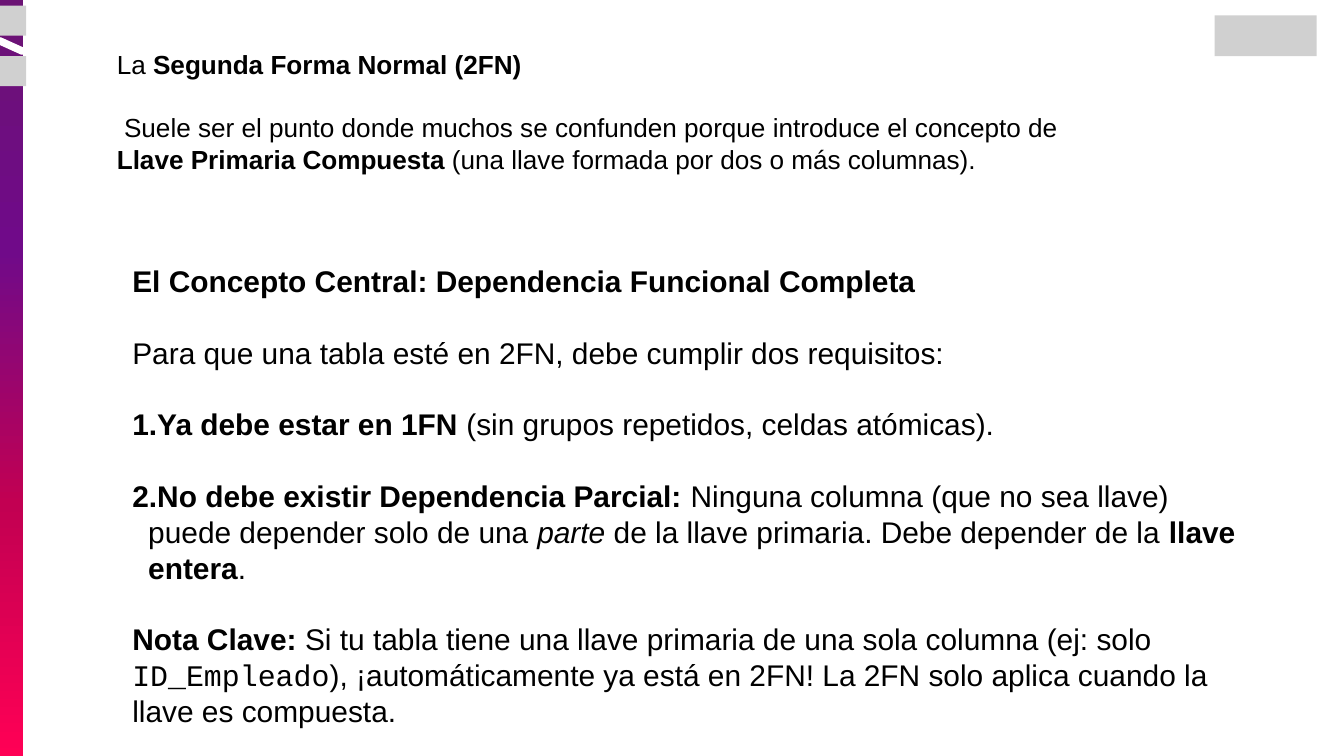
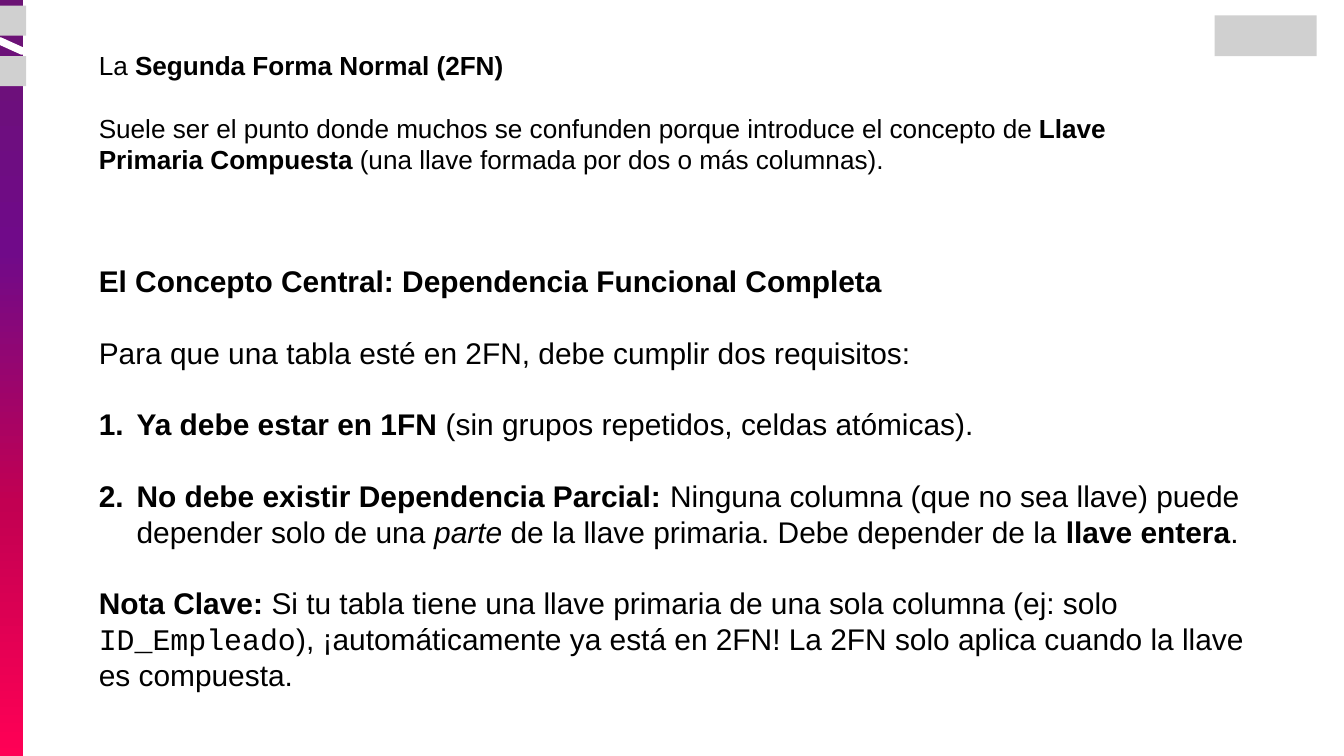
Before and after one commit to Armosque/curso-ingenieria-de-datos, a slide deck: slide 67 of modulo-02_bases_datos/01_BD Relacionales - Postgres/clases/03_Diseño Relacional.pptx (slide 66 before the commit). Drawn at 1344x756 pixels with LibreOffice and Linux fonts; fonts in the diff are those of the drawing; grey boxes stand for pictures. Boxes give left, top, right and bottom in pixels: in the first picture for what was removed or moved away, otherwise in the second. Text is boxed around its words. In the diff, an @@ line names an element or a change of style, - is before the commit and + after.

```diff
--- a/modulo-02_bases_datos/01_BD Relacionales - Postgres/clases/03_Diseño Relacional.pptx
+++ b/modulo-02_bases_datos/01_BD Relacionales - Postgres/clases/03_Diseño Relacional.pptx
@@ text "La Segunda Forma Normal (2FN)" rewrapped from (117, 55, 1057, 174) to (99, 56, 1106, 175) @@
@@ text "El Concepto Central: Dependencia Funcional ...": place and size @@
-text "El Concepto Central: Dependencia Funcional ..." at (132, 270, 1235, 728)
+text "El Concepto Central: Dependencia Funcional ..." at (99, 270, 1243, 692)
@@ text at (137, 413, 1239, 548): indent changed @@
```
Also in this commit, not shown: 17 other slides changed, 1 slide added, 1 other file.
